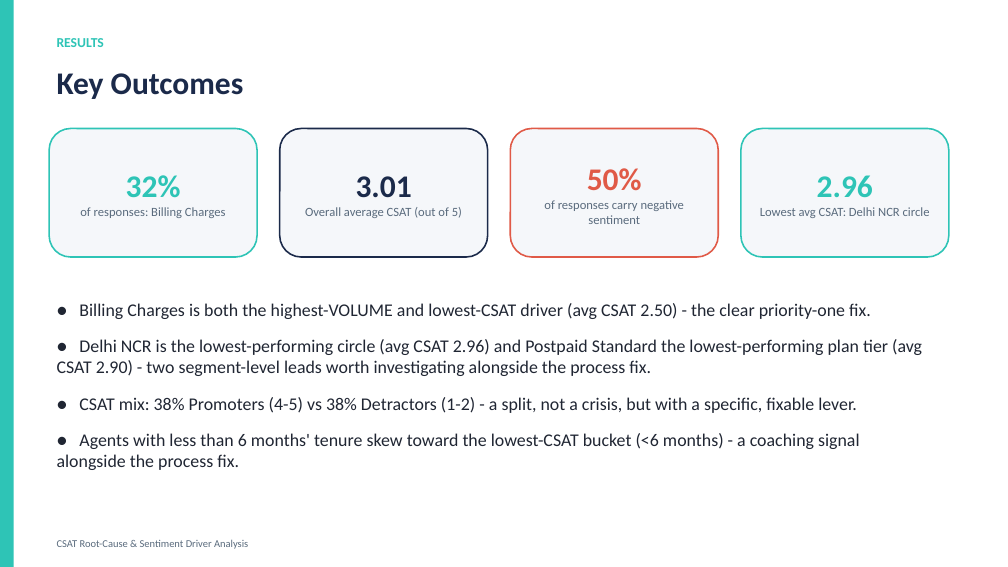
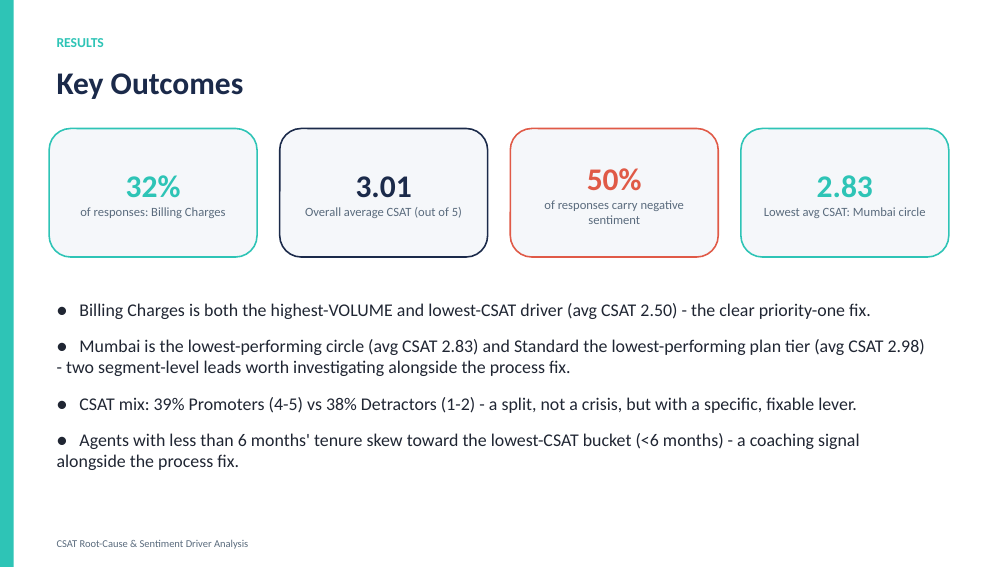
Before and after one commit to rameshpennam/ds-use-cases, a slide deck: slide 5 of usecase1_csat_nlp_rootcause/final_output/usecase1_csat_summary.pptx. Drawn at 1008x567 pixels with LibreOffice and Linux fonts; fonts in the diff are those of the drawing. Boxes give left, top, right and bottom in pixels: in the first picture for what was removed or moved away, otherwise in the second. Text is boxed around its words. In the diff, an @@ line names an element or a change of style, - is before the commit and + after.

```diff
--- a/usecase1_csat_nlp_rootcause/final_output/usecase1_csat_summary.pptx
+++ b/usecase1_csat_nlp_rootcause/final_output/usecase1_csat_summary.pptx
@@ text in rounded rectangle at (x1=764, y1=175, x2=926, y2=218): text changed @@
-2.96
-Lowest avg CSAT: Delhi NCR circle
+2.83
+Lowest avg CSAT: Mumbai circle
@@ text at (x1=66, y1=339, x2=925, y2=413): text changed @@
-● Delhi NCR is the lowest-performing circle (avg CSAT 2.96) and Postpaid Standard the lowest-performing plan tier (avg CSAT 2.90) - two segment-level leads worth investigating alongside the process fix.
-● CSAT mix: 38% Promoters (4-5) vs 38% Detractors (1-2) - a split, not a crisis, but with a specific, fixable lever.
+● Mumbai is the lowest-performing circle (avg CSAT 2.83) and Standard the lowest-performing plan tier (avg CSAT 2.98) - two segment-level leads worth investigating alongside the process fix.
+● CSAT mix: 39% Promoters (4-5) vs 38% Detractors (1-2) - a split, not a crisis, but with a specific, fixable lever.
```
Also in this commit, not shown: 2 other slides changed, 7 other files.
